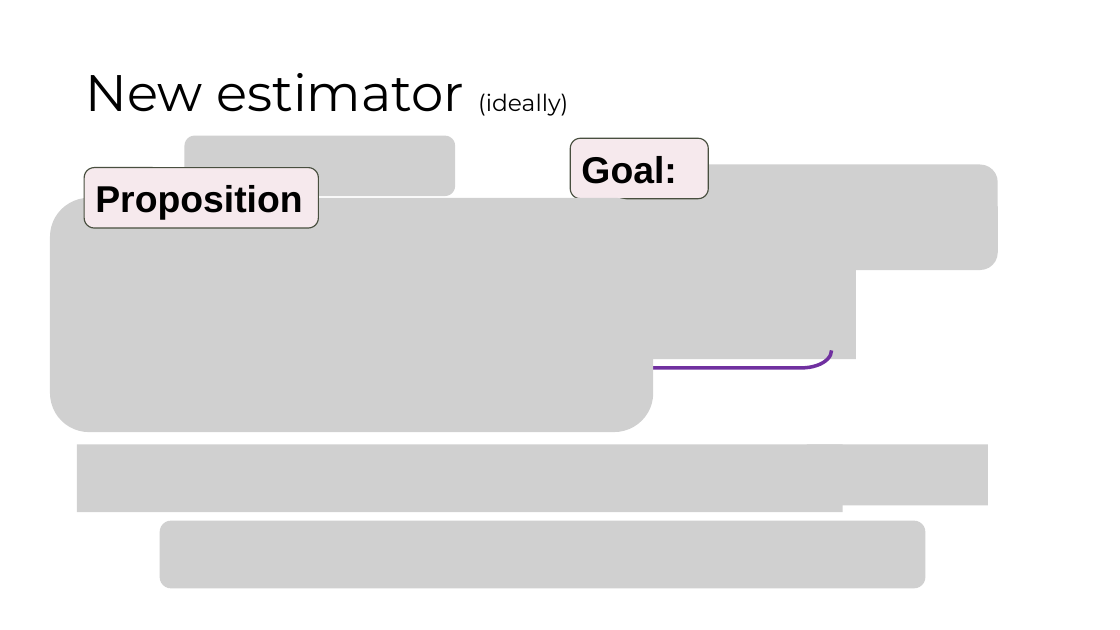
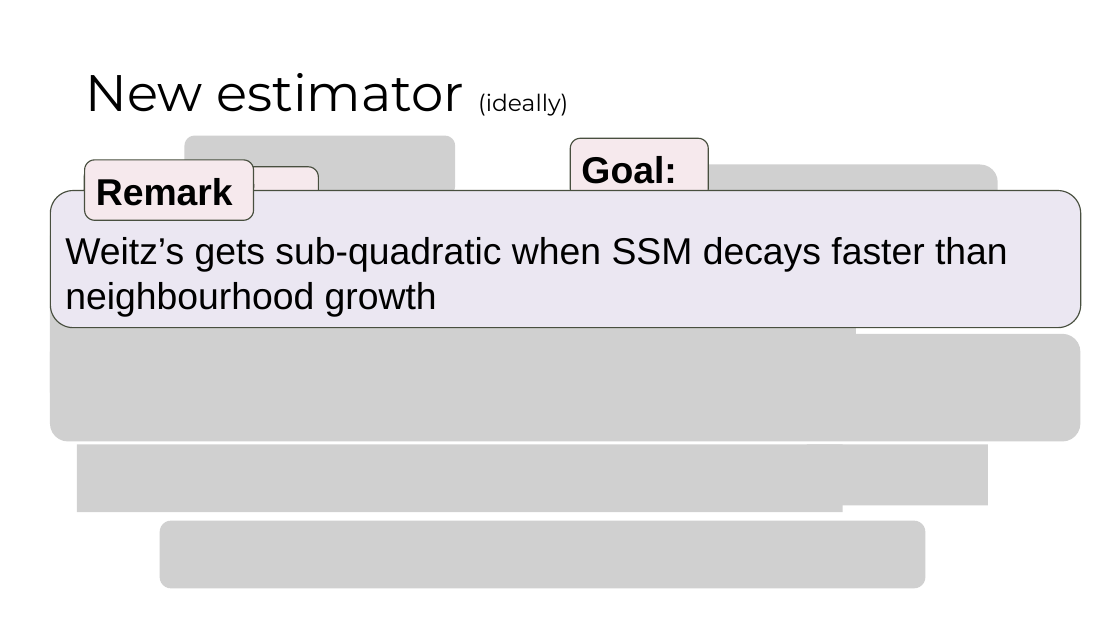
Before and after one commit to pw384/pw384.github.io, a slide deck: slide 29 of assets/slides/subquadratic_shonan.pptx. Drawn at 1120x630 pixels with LibreOffice and Linux fonts; fonts in the diff are those of the drawing; grey boxes stand for pictures. Boxes give left, top, right and bottom in pixels: in the first picture for what was removed or moved away, otherwise in the second. Text is boxed around its words. In the diff, an @@ line names an element or a change of style, - is before the commit and + after.

```diff
--- a/assets/slides/subquadratic_shonan.pptx
+++ b/assets/slides/subquadratic_shonan.pptx
@@ rounded rectangle added at (x1=85, y1=160, x2=254, y2=220), fill #F6E9ED, outline #484F40 1 pt, 32 pt, text #000000, bold @@
+Remark
@@ rounded rectangle added at (x1=50, y1=191, x2=1081, y2=328), fill #EBE7F2, outline #484F40 1 pt, 32 pt, text #000000 @@
+Weitz’s gets sub-quadratic when SSM decays faster than neighbourhood growth
@@ picture added at (x1=50, y1=334, x2=1081, y2=441) @@
@@ left brace removed at (x1=254, y1=350, x2=832, y2=386) @@
@@ picture removed at (x1=474, y1=383, x2=612, y2=431) @@
```
Also in this commit, not shown: 2 other slides changed.
